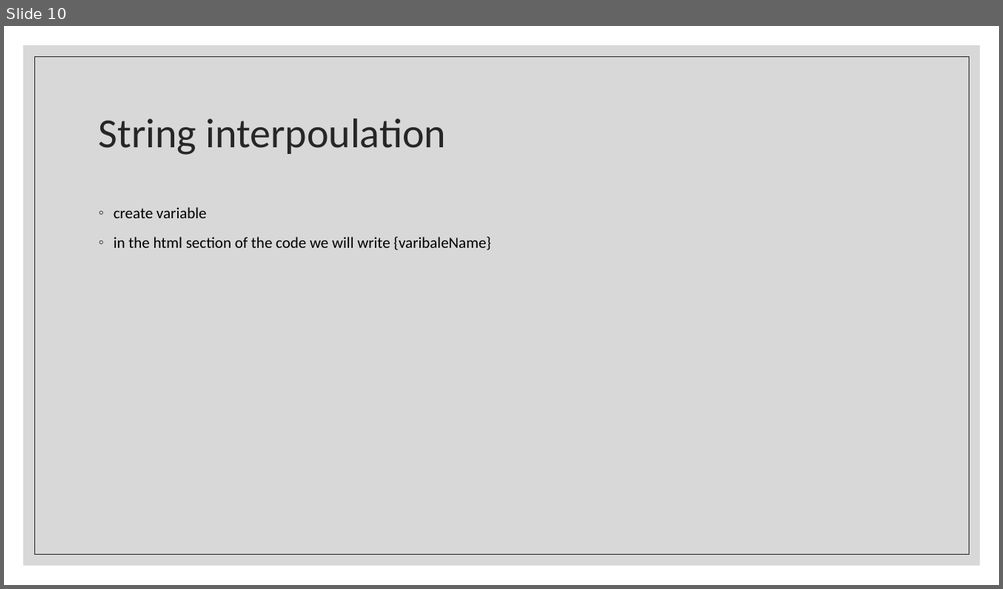
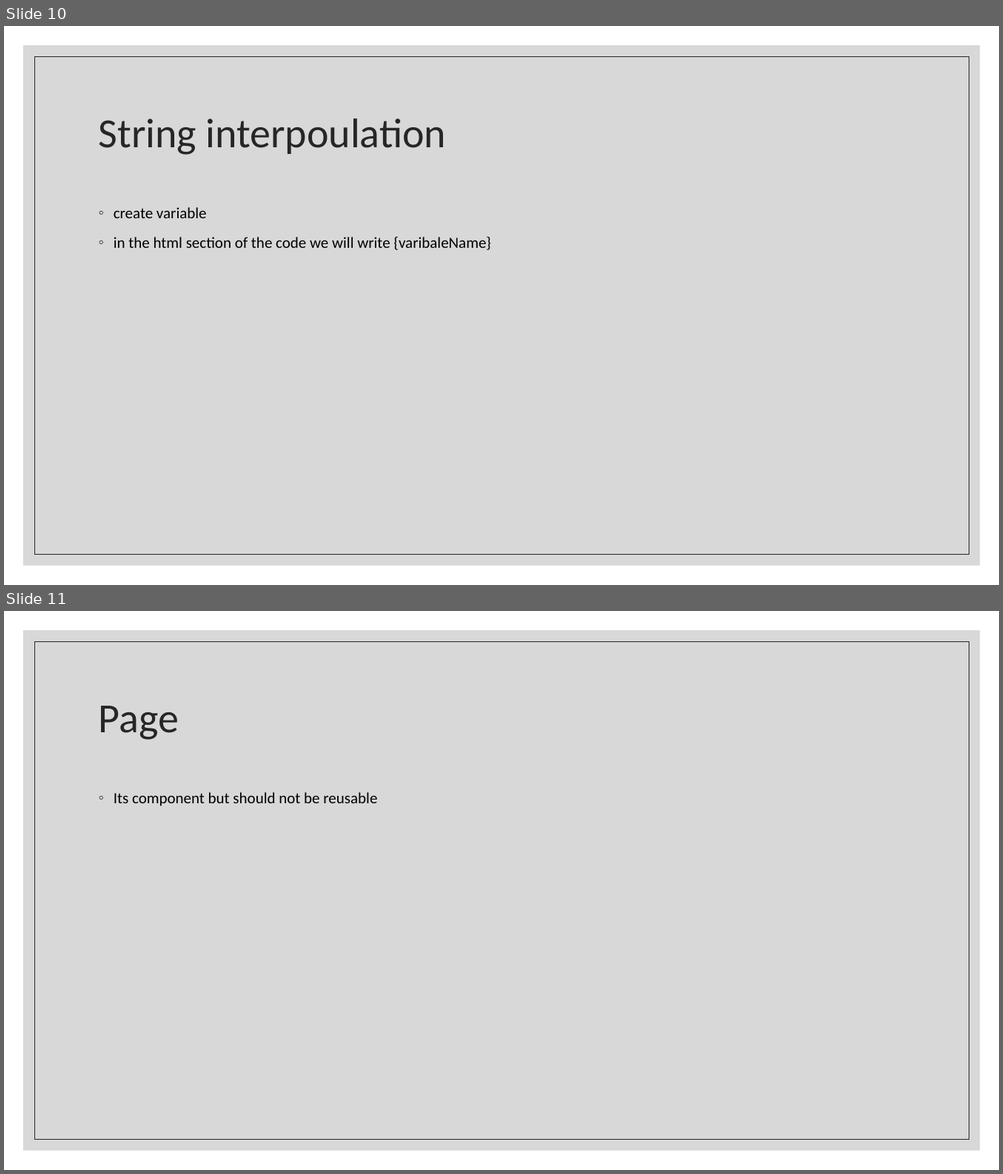
Before and after one commit to Rlss91/ht_W011121MR_morning_first-project, a slide deck: docs/React.pptx. Shown one above the other, each under a label of ours: slide 10 before the commit, slides 10 and 11 after it. The pictures are 1003x589 and 1003x1174 pixels, drawn with LibreOffice and Linux fonts; fonts in the diff are those of the drawing. Boxes give left, top, right and bottom in pixels: in the first picture for what was removed or moved away, otherwise in the second. Text is boxed around its words. In the diff, an @@ line names an element or a change of style, - is before the commit and + after.

```diff
--- a/docs/React.pptx
+++ b/docs/React.pptx
@@ slide 11 added at [4,611,999,1170], background #FFFFFF; not listed: 2 template elements that a slide beside it also shows @@
@@ title added at [99,706,179,740], 40 pt, text #262626 @@
+Page
@@ text added at [114,792,377,806], 15 pt, text #000000 @@
+◦ Its component but should not be reusable
```
Also in this commit, not shown: 5 other slides added, 2 other files.
